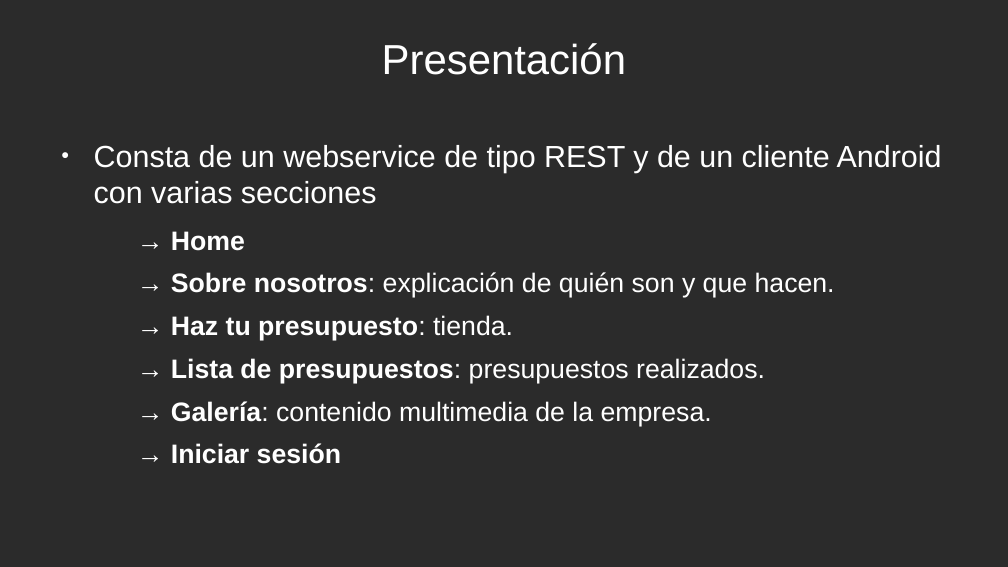
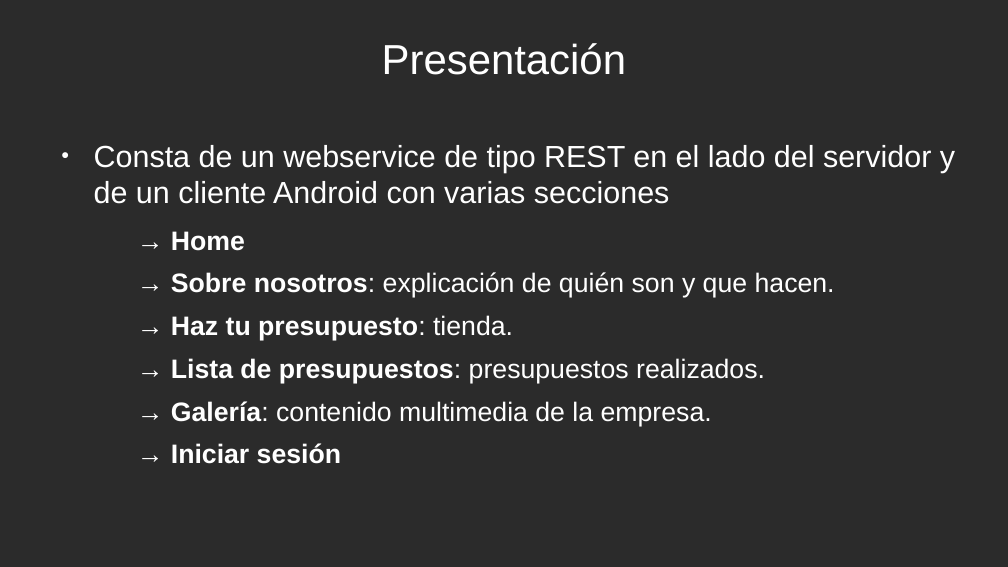
Before and after one commit to millanperez16/proyecto-libre-Grup4, a slide deck: slide 5 of proyecto.odp. Drawn at 1008x567 pixels with LibreOffice and Linux fonts; fonts in the diff are those of the drawing; background and template pictures are left out; a plain dark background stands for a picture behind light text. Boxes give left, top, right and bottom in pixels: in the first picture for what was removed or moved away, otherwise in the second. Text is boxed around its words. In the diff, an @@ line names an element or a change of style, - is before the commit and + after.

```diff
--- a/proyecto.odp
+++ b/proyecto.odp
@@ text at (94, 145, 955, 204): text changed @@
-● Consta de un webservice de tipo REST y de un cliente Android con varias secciones
+● Consta de un webservice de tipo REST en el lado del servidor y de un cliente Android con varias secciones
```
Also in this commit, not shown: 1 other slide changed, 1 slide added, 1 slide removed, 4 other files.
